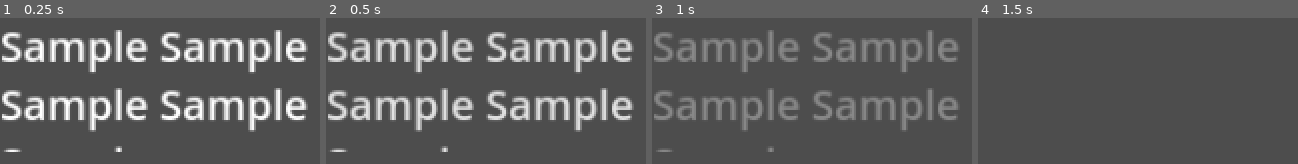
Above: before the commit, frames 1-4 (left to right).
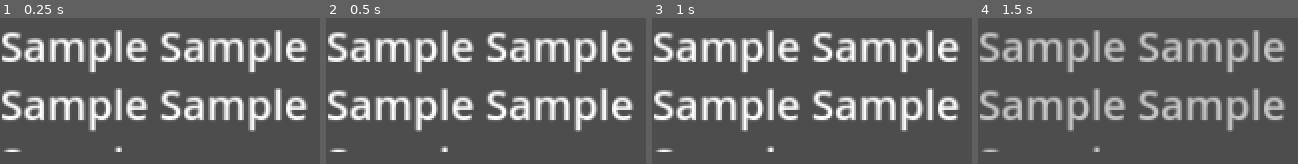
Above: after the commit, the same moments.

Repository: whatgum/GAMEJAM2022
Game: Godot game, scene res://DialogPopup.tscn
Same seed, same stepped clock (60 frames per second), same inputs: the game is played once before the commit and once after it. This scene is started directly instead of the project's main scene.
Inputs:
- Up to frame 1 (0.25 s): no input
- Up to frame 2 (0.5 s): no input
- Up to frame 3 (1 s): no input
- Up to frame 4 (1.5 s): no input

Frame 1 is identical in both runs. In frame 2, 7.4% of the frame differs, in the area x 0-95%, y 9-92%; in frame 3, 20%, in the area x 0-97%, y 8-92%; in frame 4, 20%.

Commit message:
Started Writing

Diff:
--- a/COPS/CreateQuestion.gd
+++ b/COPS/CreateQuestion.gd
@@ -11,6 +11,7 @@
 
 func passQuestion(string : String, pressable : bool) -> void:
 	var newQuestion = question.instantiate();
+	print("NQ", string)
 	newQuestion.init(string, pressable)
 	self.add_child(newQuestion)
 
--- a/COPS/DialogManager.gd
+++ b/COPS/DialogManager.gd
@@ -43,6 +43,7 @@
 	self.key = newKey
 	print(key)
 	if(detecDic.has(key)):
+		print("found key")
 		setUpPopup(varients.DETECTIVE, detecDic[key])
 	elif(interDic.has(key)):
 		setUpPopup(varients.INTERVEIWEE, interDic[key])
--- a/COPS/DialogPopup.gd
+++ b/COPS/DialogPopup.gd
@@ -4,7 +4,7 @@
 
 signal finishedDialgue(text)
 # Each character adds this many seconds before fading
-var fadeDelayPerCharacter = .01
+var fadeDelayPerCharacter = .035
 
 # How quickly the dialog fades
 var fadeSpeedMultiplier = 1.0
--- a/COPS/QuestioningScene.gd
+++ b/COPS/QuestioningScene.gd
@@ -27,7 +27,12 @@
 #			These dictionaries are the detective and Interviewee dialogue respectively
 #			The keys are dialgoues already said and the values are their responses to them
 var ConversationDictionary := {
-	"THE QUICK BROWN FOX JUMPS OVER THE SMALL DOG?" : [{"THE QUICK BROWN FOX JUMPS OVER THE SMALL DOG?" : "Whats all this about a fox??"},{"Whats all this about a fox??" : "yeah it was a fox, I swear"}]}
+	"INTRODUCE YOURSELVES TO THE SUSPECT" : [
+		{"INTRODUCE YOURSELVES TO THE SUSPECT" : "Hi, I'm Detective Chuck Findout and this is my partner, Donald P. Violence."},
+		{"Hi, I'm Detective Chuck Findout and this is my partner, Donald P. Violence." : "Uh, no offense fellas, but I'd rather just wait for my lawyer..."}],
+	"WHATS A QUESTION" : [
+		{"Here's a brain teaser for you: what *IS* a question?" : "What? What do you mean?"},
+		{"What? What do you mean?" : "You're fucking guilty aren't you? I just know it."}]}
 
 
 # Purpose : This dictionary uses questions asked as keys
@@ -35,7 +40,7 @@
 #			These inner arrays stores questions to be asked and whether said question is pressable
 # 			These inner arrays are used to create new question scenes for the player to ask
 var questionDictioary := {
-	"THE QUICK BROWN FOX JUMPS OVER THE SMALL DOG?" : [["question?", false], ["whats a question", true]]
+	"INTRODUCE YOURSELVES TO THE SUSPECT" : [["WHATS A QUESTION", true], ["question sample 2", true]]
 }
 
 # Purpose : This dictionary uses questions asked as keys
--- a/COPS/QuestioningScene.tscn
+++ b/COPS/QuestioningScene.tscn
@@ -85,7 +85,7 @@
 
 [node name="questionContainer" type="VBoxContainer" parent="quesionsPanel/ScrollContainer"]
 offset_right = 270.0
-offset_bottom = 310.0
+offset_bottom = 70.0
 grow_horizontal = 0
 grow_vertical = 2
 rect_min_size = Vector2(270, 50)
@@ -101,27 +101,6 @@
 anchor_bottom = 0.0
 offset_right = 270.0
 offset_bottom = 70.0
-
-[node name="Control2" parent="quesionsPanel/ScrollContainer/questionContainer" instance=ExtResource( "1_qo5sj" )]
-anchor_right = 0.0
-anchor_bottom = 0.0
-offset_top = 80.0
-offset_right = 270.0
-offset_bottom = 150.0
-
-[node name="Control3" parent="quesionsPanel/ScrollContainer/questionContainer" instance=ExtResource( "1_qo5sj" )]
-anchor_right = 0.0
-anchor_bottom = 0.0
-offset_top = 160.0
-offset_right = 270.0
-offset_bottom = 230.0
-
-[node name="Control4" parent="quesionsPanel/ScrollContainer/questionContainer" instance=ExtResource( "1_qo5sj" )]
-anchor_right = 0.0
-anchor_bottom = 0.0
-offset_top = 240.0
-offset_right = 270.0
-offset_bottom = 310.0
 
 [node name="evidenceButton" type="Button" parent="."]
 anchor_left = 0.857
@@ -154,6 +133,10 @@
 
 [node name="dialogManager" parent="." instance=ExtResource( "7_qojd4" )]
 mouse_filter = 2
+__meta__ = {
+"_edit_lock_": true,
+"_edit_use_anchors_": false
+}
 
 [node name="pressPopup" type="Popup" parent="."]
 wrap_controls = false
--- a/COPS/addText.gd
+++ b/COPS/addText.gd
@@ -1,13 +1,14 @@
 extends Control
 
 var pressable : bool
+
 
 func init(string :String, _pressable : bool) -> void:
 	get_child(1).text = string
 	self.pressable = _pressable
 
 func _on_button_pressed():
-	get_parent().sendQuestion(get_child(1).text, true, self.get_index())
+	get_parent().sendQuestion(get_child(1).text, pressable, self.get_index())
 
 func disableButtons(_set : bool):
 	get_child(0).disabled = _set
--- a/COPS/questionScene.tscn
+++ b/COPS/questionScene.tscn
@@ -30,7 +30,7 @@
 rect_min_size = Vector2(100, 70)
 mouse_filter = 2
 theme = ExtResource( "1_1nhie" )
-text = "[center]The quick Brown Fox Jumps Over THe Small Dog?"
+text = "[center]Introduce Yourselves to The Suspect"
 bbcode_enabled = true
 scroll_active = false
 __meta__ = {
